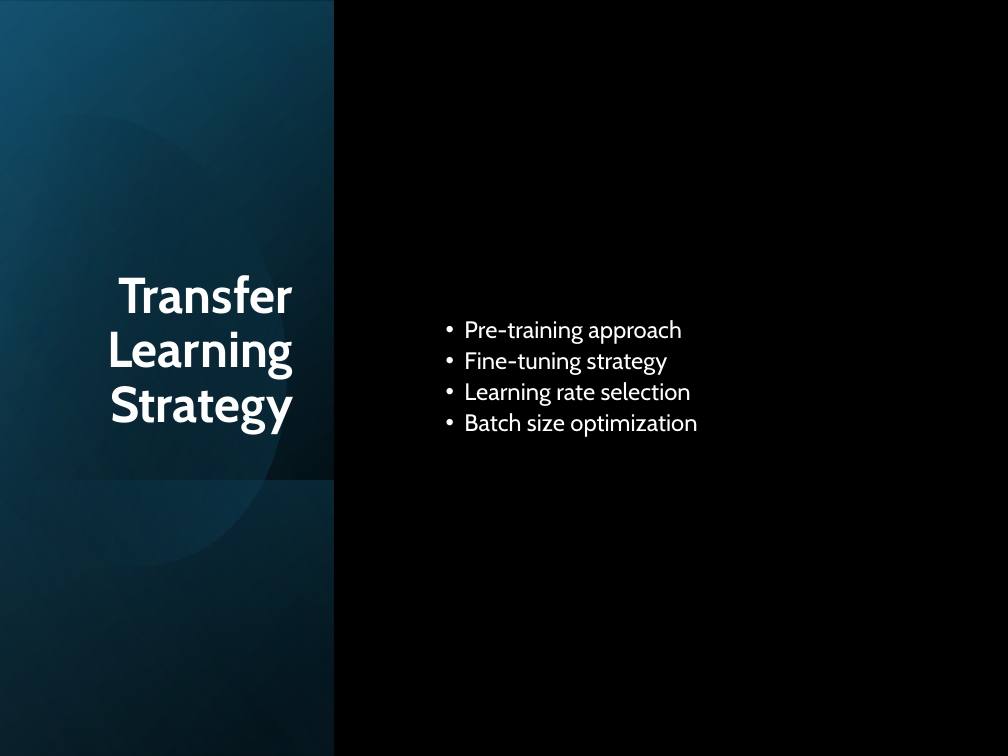
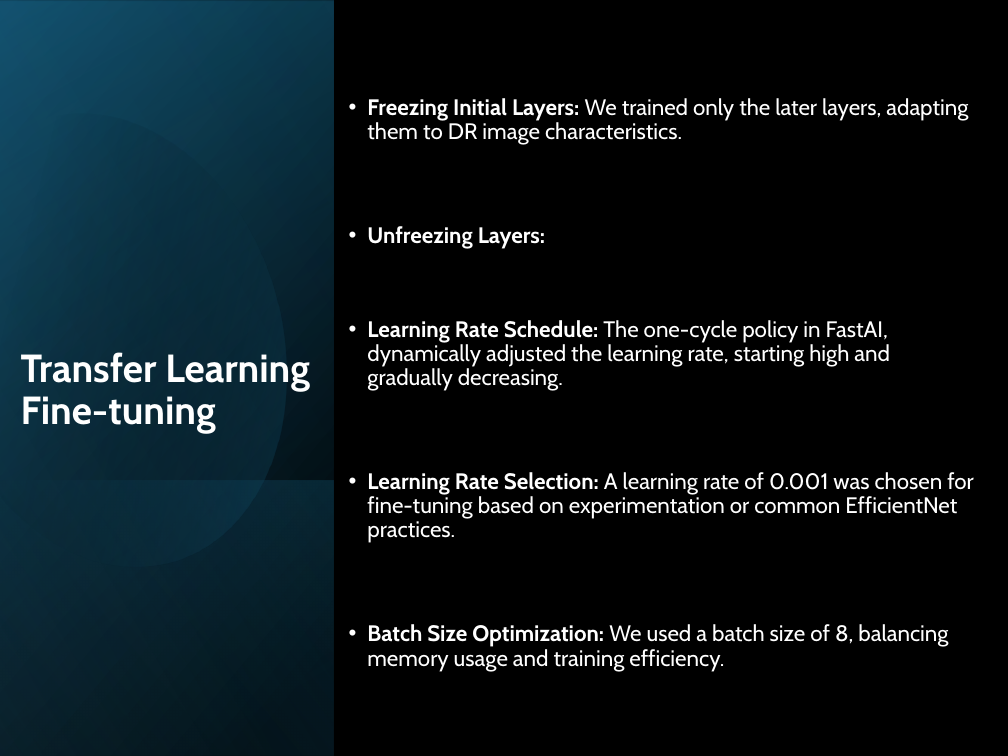
Before and after one commit to lmanov1/DL_DiabeticRetinopathyStagePrediction, a slide deck: slide 14 of presentation/DLStagePredictPresentation.pptx (slide 13 before the commit). Drawn at 1008x756 pixels with LibreOffice and Linux fonts; fonts in the diff are those of the drawing. Boxes give left, top, right and bottom in pixels: in the first picture for what was removed or moved away, otherwise in the second. Text is boxed around its words. In the diff, an @@ line names an element or a change of style, - is before the commit and + after.

```diff
--- a/presentation/DLStagePredictPresentation.pptx
+++ b/presentation/DLStagePredictPresentation.pptx
@@ text added at [367, 98, 974, 671], 16 pt, text #FFFFFF @@
+• Freezing Initial Layers: We trained only the later layers, adapting them to DR image characteristics.
+• Unfreezing Layers:
+• Learning Rate Schedule: The one-cycle policy in FastAI, dynamically adjusted the learning rate, starting high and gradually decreasing.
+• Learning Rate Selection: A learning rate of 0.001 was chosen for fine-tuning based on experimentation or common EfficientNet practices.
+• Batch Size Optimization: We used a batch size of 8, balancing memory usage and training efficiency.
@@ text removed at [464, 320, 697, 437] @@
-  • Pre-training approach
-  • Fine-tuning strategy
-  • Learning rate selection
-  • Batch size optimization
@@ title at [21, 352, 310, 434]: text changed; size 36 to 28 pt @@
-Transfer Learning Strategy
+Transfer Learning Fine-tuning
```
Also in this commit, not shown: 13 other slides changed, 7 slides added, 9 slides removed.
